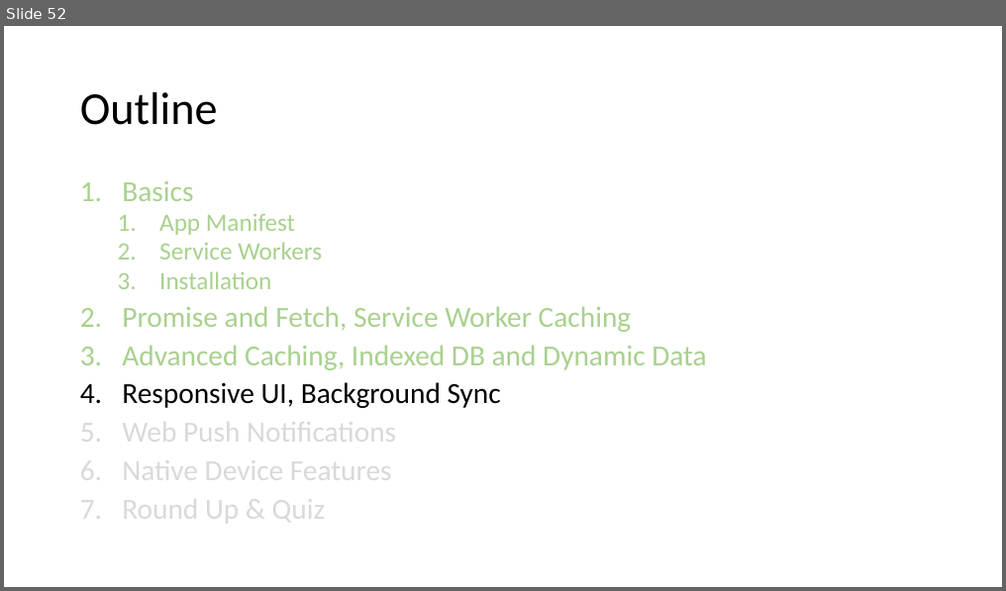
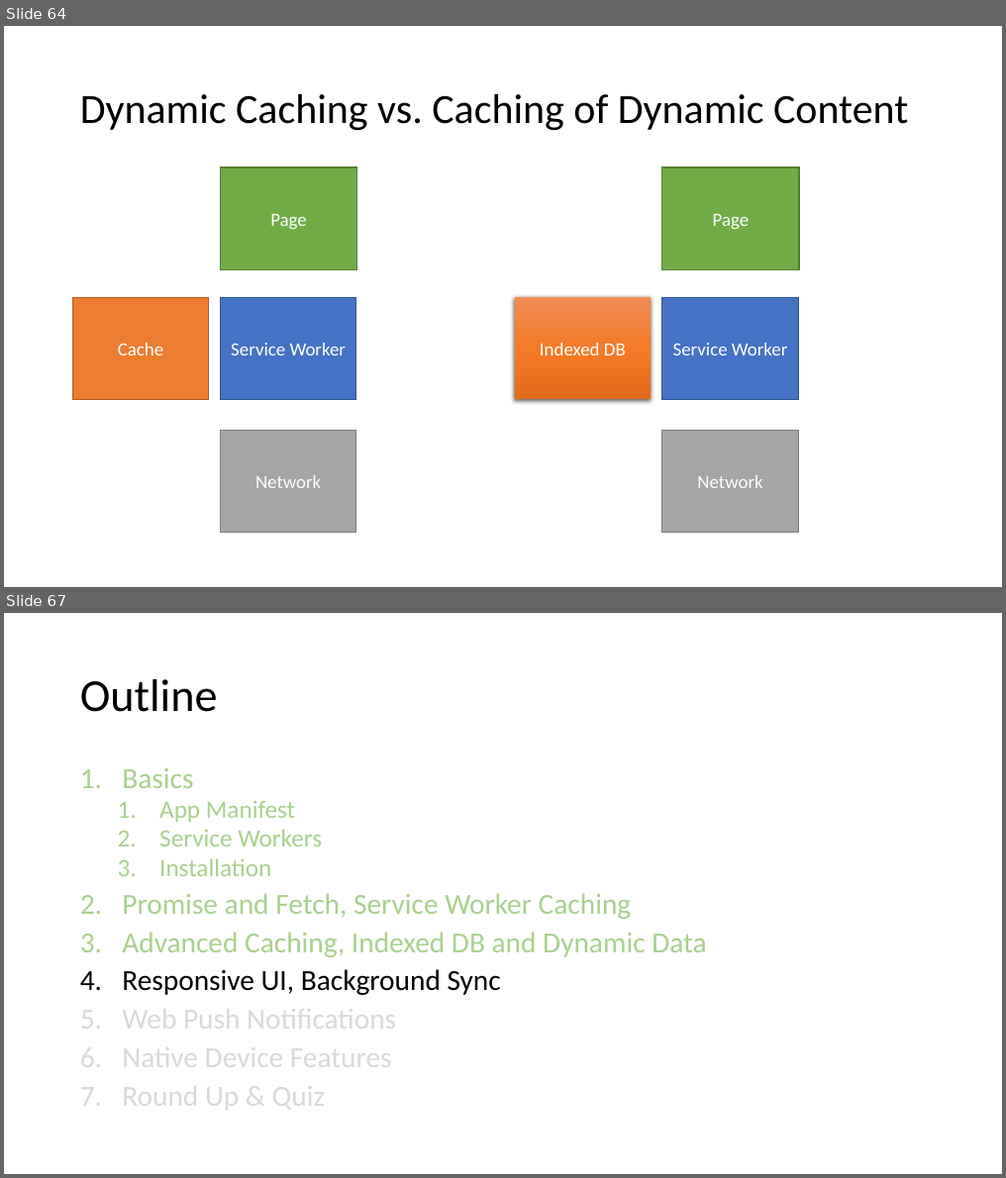
Before and after one commit to SteveNox/PWACourseProgress, a slide deck: course/Progressive Web Apps.pptx. Shown one above the other, each under a label of ours: slide 52 before the commit, slides 64 and 67 after it; the slides between them are not shown. The pictures are 1006x591 and 1006x1178 pixels, drawn with LibreOffice and Linux fonts; fonts in the diff are those of the drawing. Boxes give left, top, right and bottom in pixels: in the first picture for what was removed or moved away, otherwise in the second. Text is boxed around its words. In the diff, an @@ line names an element or a change of style, - is before the commit and + after.

```diff
--- a/course/Progressive Web Apps.pptx
+++ b/course/Progressive Web Apps.pptx
@@ slide 64 added at box(4, 26, 1002, 587), background #FFFFFF @@
@@ title added at box(80, 94, 908, 131), 40 pt, text #000000 @@
+Dynamic Caching vs. Caching of Dynamic Content
@@ rectangle added at box(221, 168, 357, 271), fill #70AD47, outline #538035 1 pt, 18 pt, text #FFFFFF @@
+Page
@@ rectangle added at box(662, 168, 799, 271), fill #70AD47, outline #538035 1 pt, 18 pt, text #FFFFFF @@
+Page
@@ rectangle added at box(73, 297, 209, 400), fill #ED7D31, outline #AF5C24 1 pt, 18 pt, text #FFFFFF @@
+Cache
@@ rectangle added at box(221, 297, 356, 400), fill #4472C4, outline #325491 1 pt, 18 pt, text #FFFFFF @@
+Service Worker
@@ rectangle added at box(515, 297, 650, 400), fill gradient #F18C57 to #F67B28 to #E56C19, 18 pt, text #FFFFFF @@
+Indexed DB
@@ rectangle added at box(662, 297, 798, 400), fill #4472C4, outline #325491 1 pt, 18 pt, text #FFFFFF @@
+Service Worker
@@ rectangle added at box(221, 431, 356, 534), fill #A5A5A5, outline #7A7A7A 1 pt, 18 pt, text #FFFFFF @@
+Network
@@ rectangle added at box(662, 431, 798, 534), fill #A5A5A5, outline #7A7A7A 1 pt, 18 pt, text #FFFFFF @@
+Network
@@ what was slide 52 is now slide 67 @@
```
Also in this commit, not shown: 14 other slides added, 5 other files.
